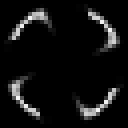
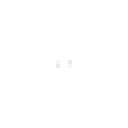
Layer changes from the first 128x128 image to the second:
added layer "Cursor" above "Aim Pistol" over 56, 56, 72, 72
hid "Aim Pistol" over 0, 0, 128, 128
hid "Base" over 0, 0, 128, 128
